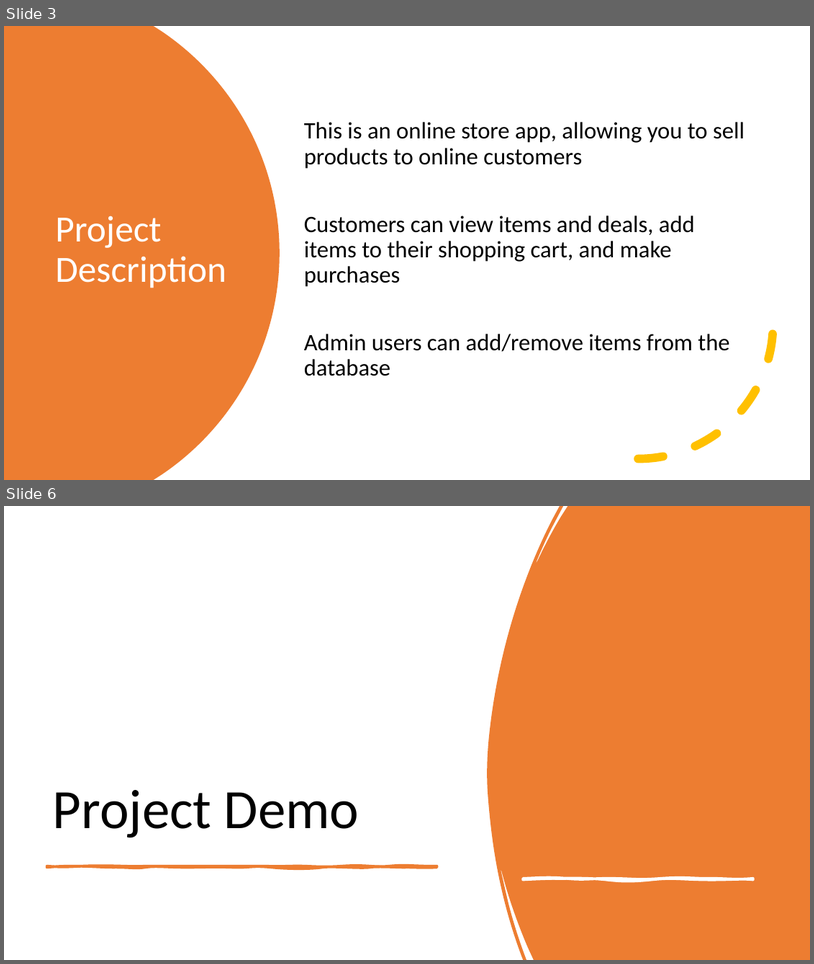
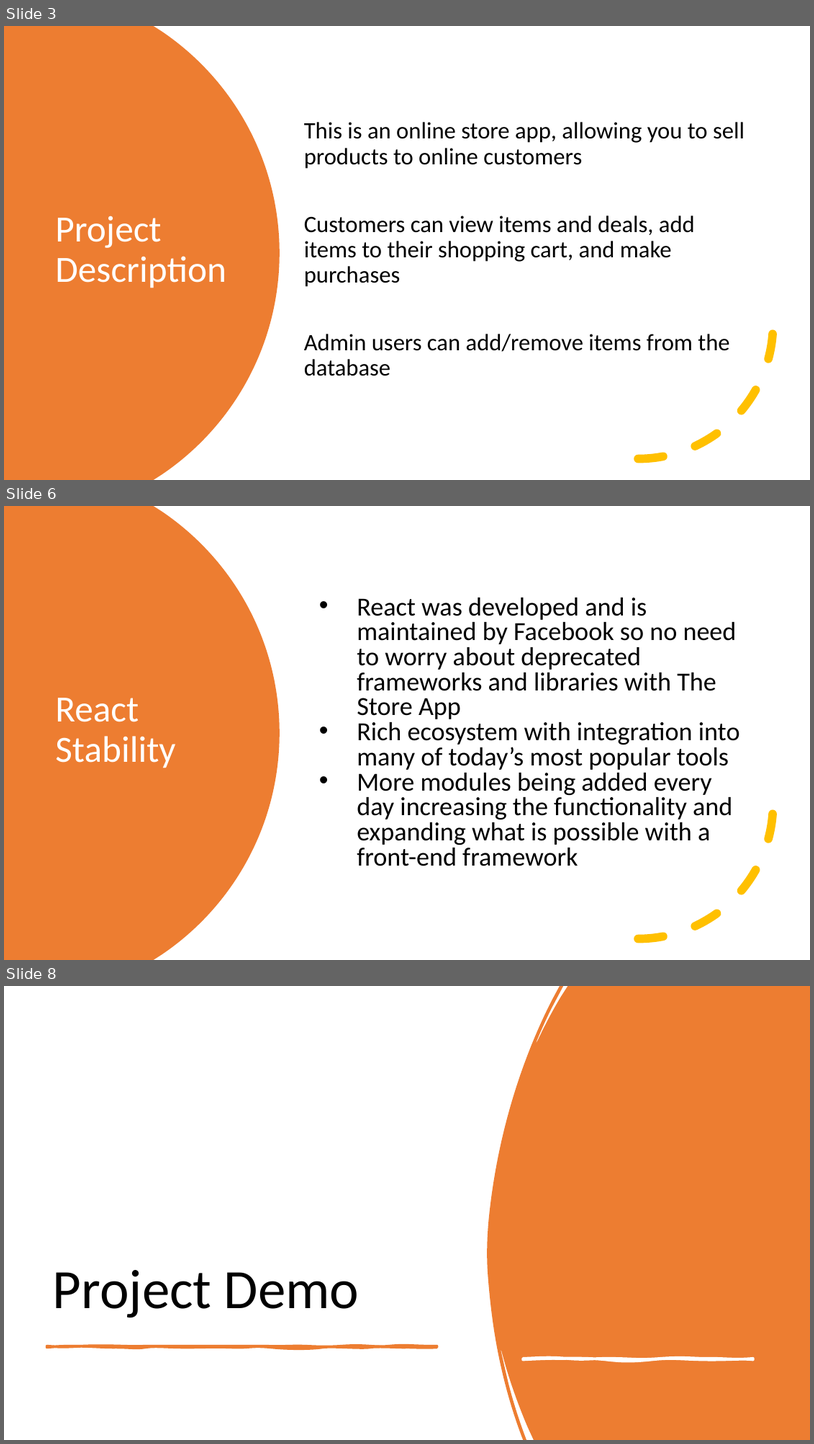
Before and after one commit to ZachDevore/Team10Project, a slide deck: The Store App.pptx. Shown one above the other, each under a label of ours: slides 3 and 6 before the commit, slides 3, 6 and 8 after it; the slides between them are not shown. The pictures are 814x964 and 814x1444 pixels, drawn with LibreOffice and Linux fonts; fonts in the diff are those of the drawing. Boxes give left, top, right and bottom in pixels: in the first picture for what was removed or moved away, otherwise in the second. Text is boxed around its words. In the diff, an @@ line names an element or a change of style, - is before the commit and + after.

```diff
--- a/The Store App.pptx
+++ b/The Store App.pptx
@@ slide 6 added at bbox=[4, 506, 810, 960], background #FFFFFF @@
@@ freeform shape added at bbox=[4, 506, 280, 960], fill #ED7D31 @@
@@ text added at bbox=[357, 597, 741, 866], 31 pt, text #000000 @@
+• React was developed and is maintained by Facebook so no need to worry about deprecated frameworks and libraries with The Store App
+• Rich ecosystem with integration into many of today’s most popular tools
+• More modules being added every day increasing the functionality and expanding what is possible with a front-end framework
@@ arc (boxed as its full ellipse) added at bbox=[504, 669, 774, 939], outline #FFC000 10 pt dashed @@
@@ title added at bbox=[55, 698, 175, 768], 44 pt, text #FFFFFF @@
+React Stability
@@ what was slide 6 is now slide 8 @@
```
Also in this commit, not shown: 2 slides changed, 2 other slides added.
